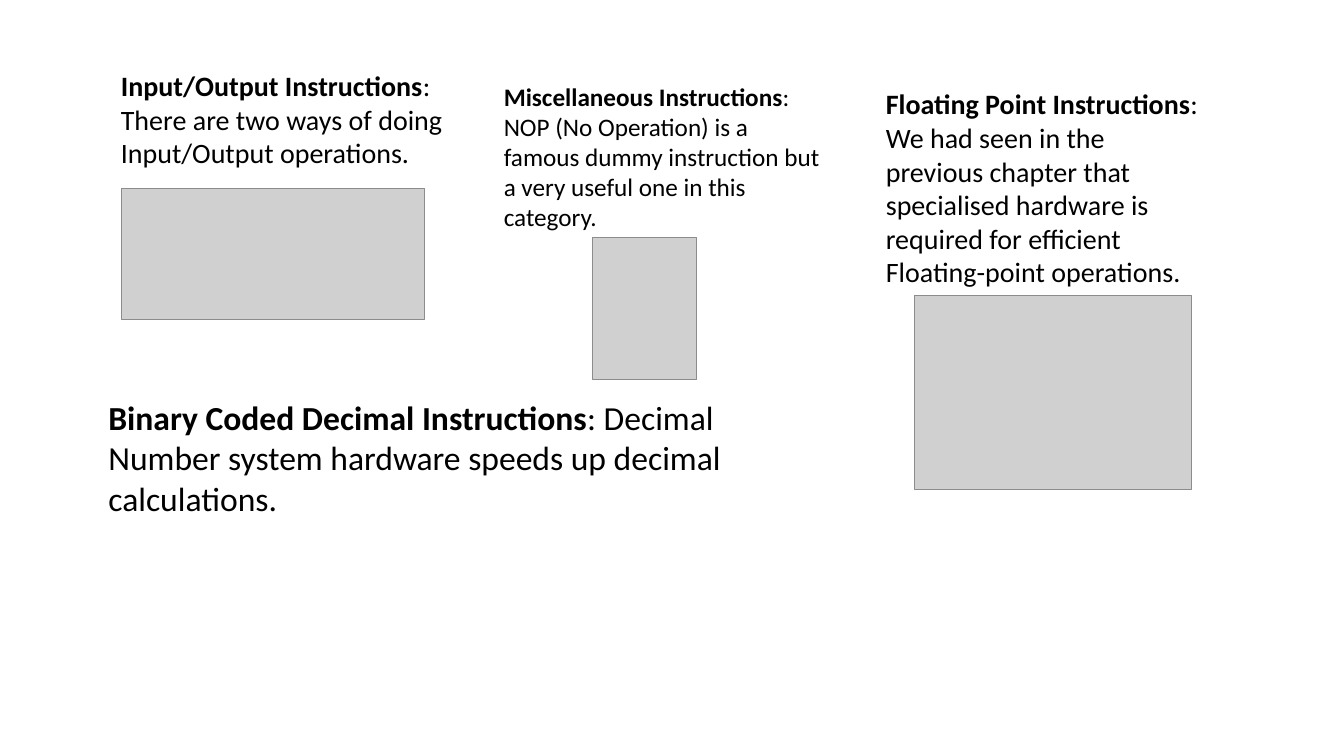
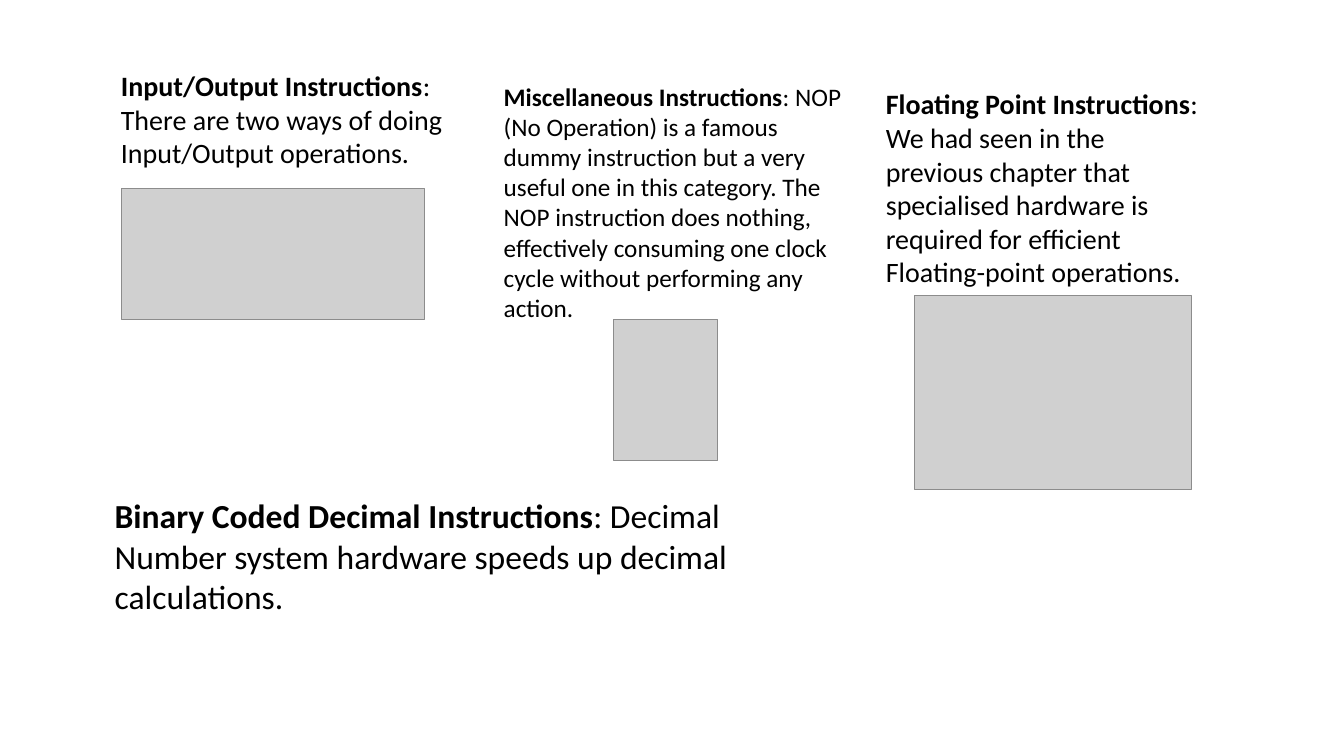
Before and after one commit to Syedshajib55/Computer-Architecture, a slide deck: slide 9 of CSE_213_3.pptx. Drawn at 1344x756 pixels with LibreOffice and Linux fonts; fonts in the diff are those of the drawing; grey boxes stand for pictures. Boxes give left, top, right and bottom in pixels: in the first picture for what was removed or moved away, otherwise in the second. Text is boxed around its words. In the diff, an @@ line names an element or a change of style, - is before the commit and + after.

```diff
--- a/CSE_213_3.pptx
+++ b/CSE_213_3.pptx
@@ text at box(504, 88, 841, 317): text changed @@
-Miscellaneous Instructions: NOP (No Operation) is a famous dummy instruction but a very useful one in this category.
+Miscellaneous Instructions: NOP (No Operation) is a famous dummy instruction but a very useful one in this category. The NOP instruction does nothing, effectively consuming one clock cycle without performing any action.
@@ picture: place and size @@
-picture at box(593, 238, 697, 380)
+picture at box(614, 320, 718, 462)
@@ text "Binary Coded Decimal Instructions: Decimal ...": place and size @@
-text "Binary Coded Decimal Instructions: Decimal ..." at box(108, 406, 721, 512)
+text "Binary Coded Decimal Instructions: Decimal ..." at box(115, 504, 727, 610)
```
Also in this commit, not shown: 16 other slides changed, 3 slides added, 2 slides removed.
